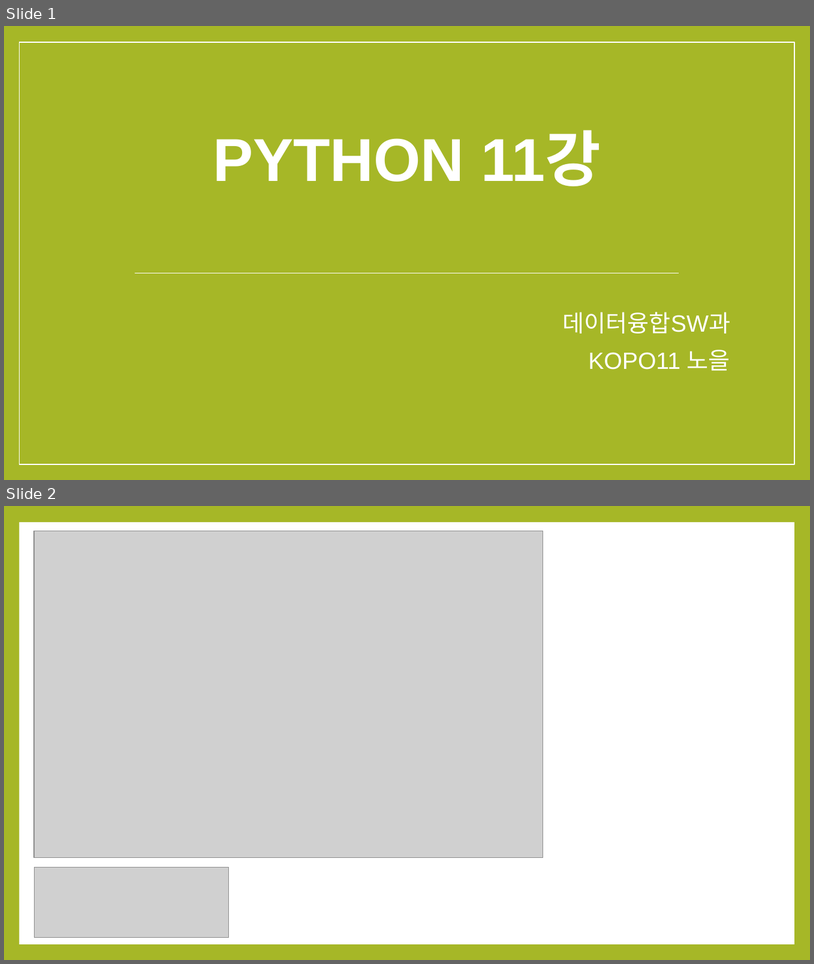
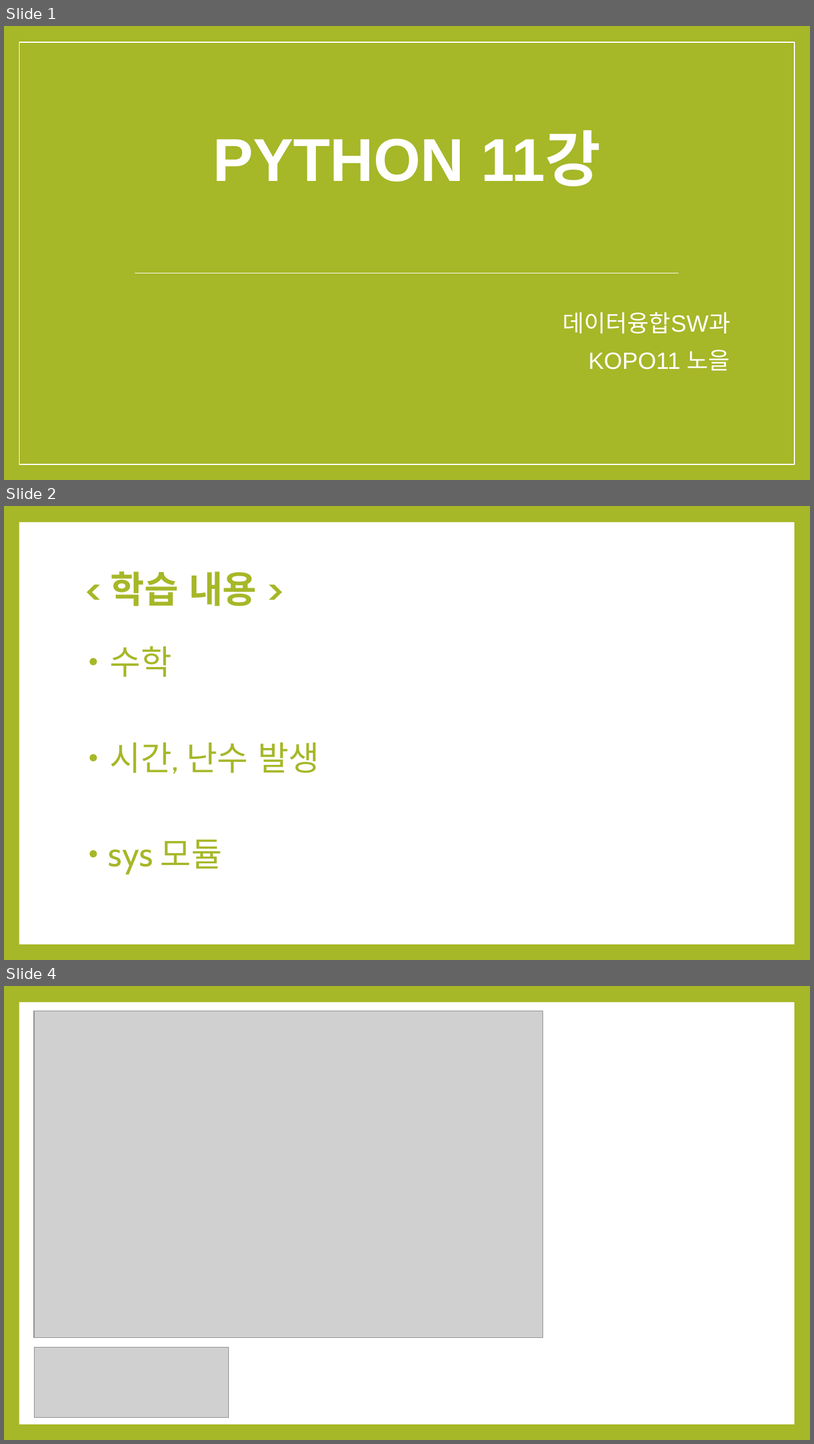
Before and after one commit to noheul1030/KOPO-Python-Vacation, a slide deck: Python과제/Python_11강.pptx. Shown one above the other, each under a label of ours: slides 1 and 2 before the commit, slides 1, 2 and 4 after it; the slides between them are not shown. The pictures are 814x964 and 814x1444 pixels, drawn with LibreOffice and Linux fonts; fonts in the diff are those of the drawing; grey boxes stand for pictures. Boxes give left, top, right and bottom in pixels: in the first picture for what was removed or moved away, otherwise in the second. Text is boxed around its words. In the diff, an @@ line names an element or a change of style, - is before the commit and + after.

```diff
--- a/Python과제/Python_11강.pptx
+++ b/Python과제/Python_11강.pptx
@@ slide 2 added at bbox=[4, 506, 810, 960], background #A6B727; not listed: 1 template element that a slide beside it also shows @@
@@ title added at bbox=[110, 571, 257, 606], 44 pt, text #A6B727, bold @@
+< 학습 내용 >
@@ text added at bbox=[108, 646, 320, 873], 40 pt, text #A6B727 @@
+• 수학
+• 시간, 난수 발생
+• sys 모듈
@@ what was slide 2 is now slide 4 @@
```
Also in this commit, not shown: 5 other slides added.
